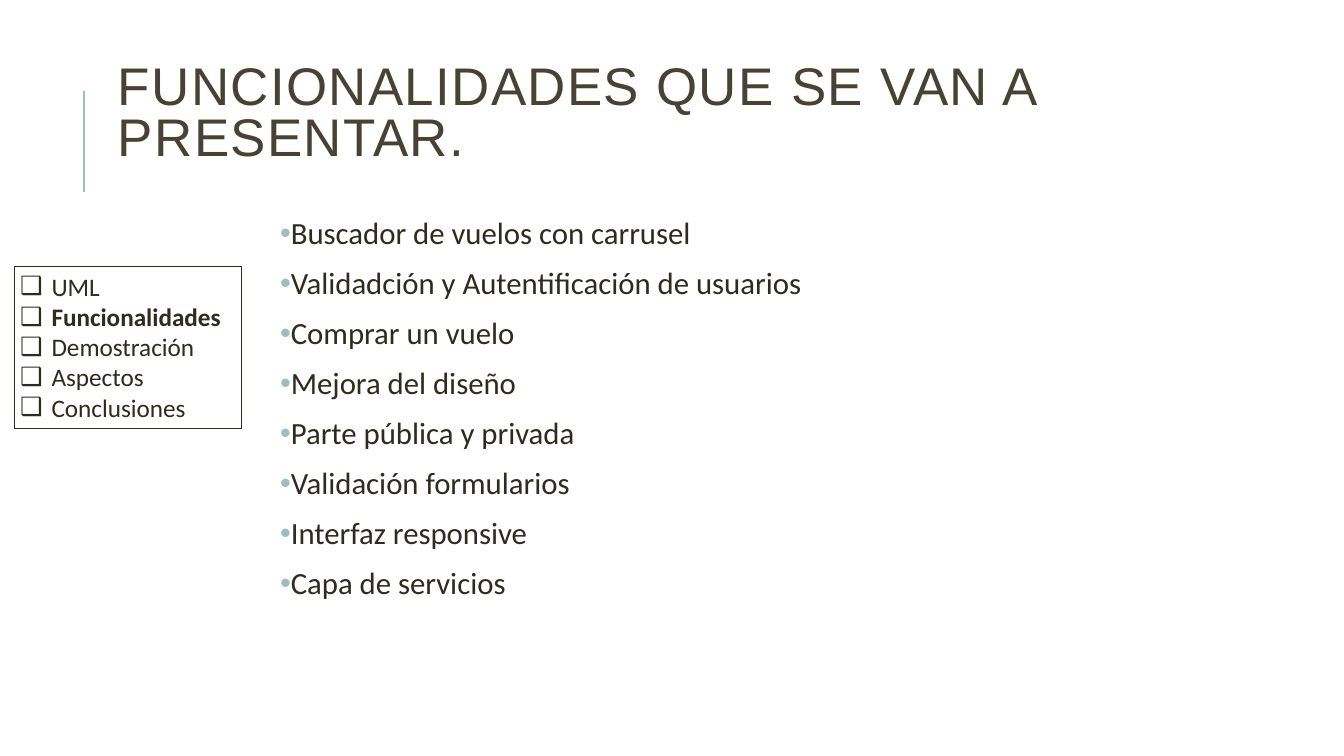
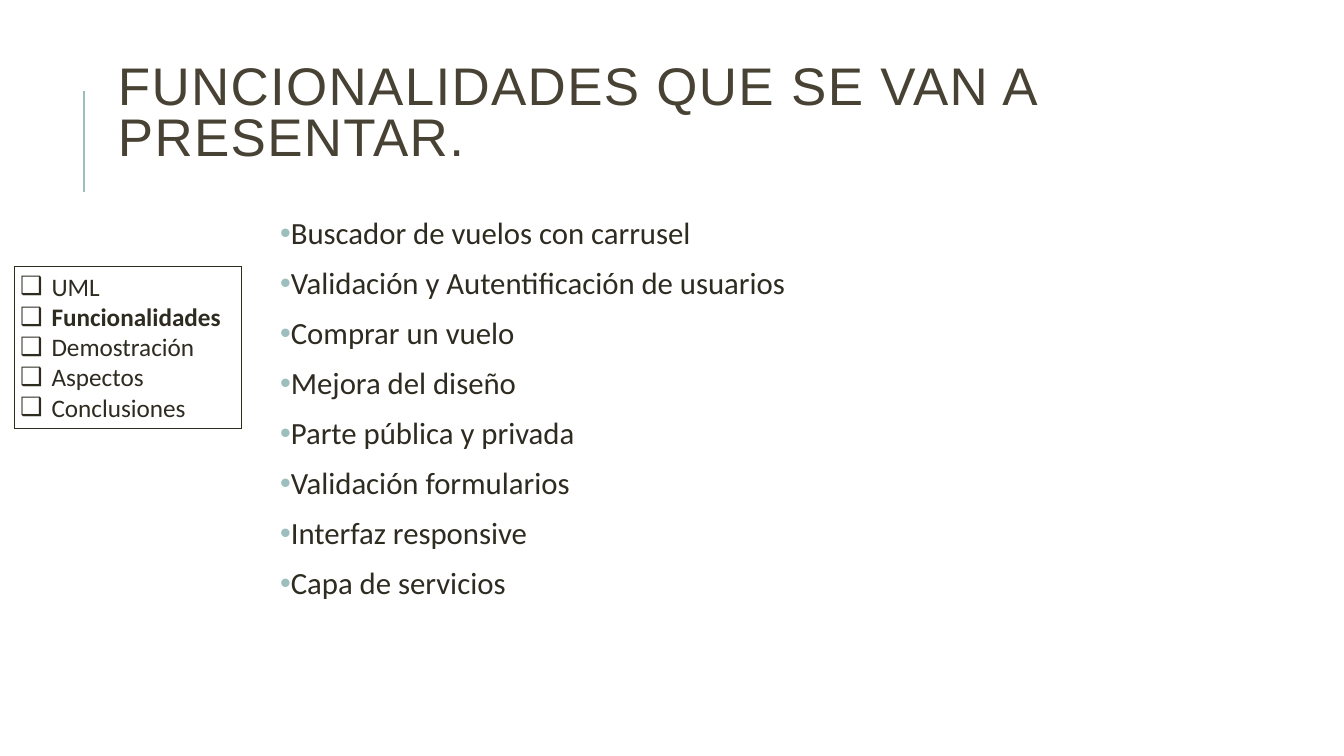
Before and after one commit to danielallhoff/M17-G4-AirDSS, a slide deck: slide 4 of AIRDSS.pptx. Drawn at 1344x756 pixels with LibreOffice and Linux fonts; fonts in the diff are those of the drawing. Boxes give left, top, right and bottom in pixels: in the first picture for what was removed or moved away, otherwise in the second. Text is boxed around its words. In the diff, an @@ line names an element or a change of style, - is before the commit and + after.

```diff
--- a/AIRDSS.pptx
+++ b/AIRDSS.pptx
@@ text at <box>291,272,785,299</box>: text changed @@
-• Validadción y Autentificación de usuarios
+• Validación y Autentificación de usuarios
```
Also in this commit, not shown: 4 slides added.
